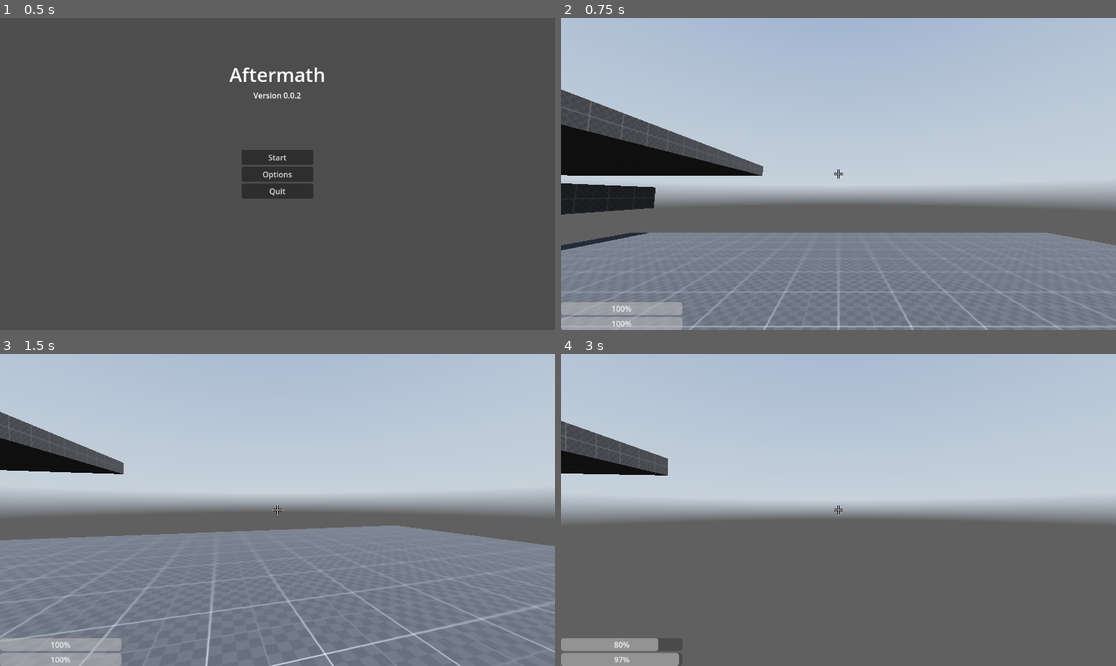
Above: before the commit, frames 1-4 (two rows, left to right).
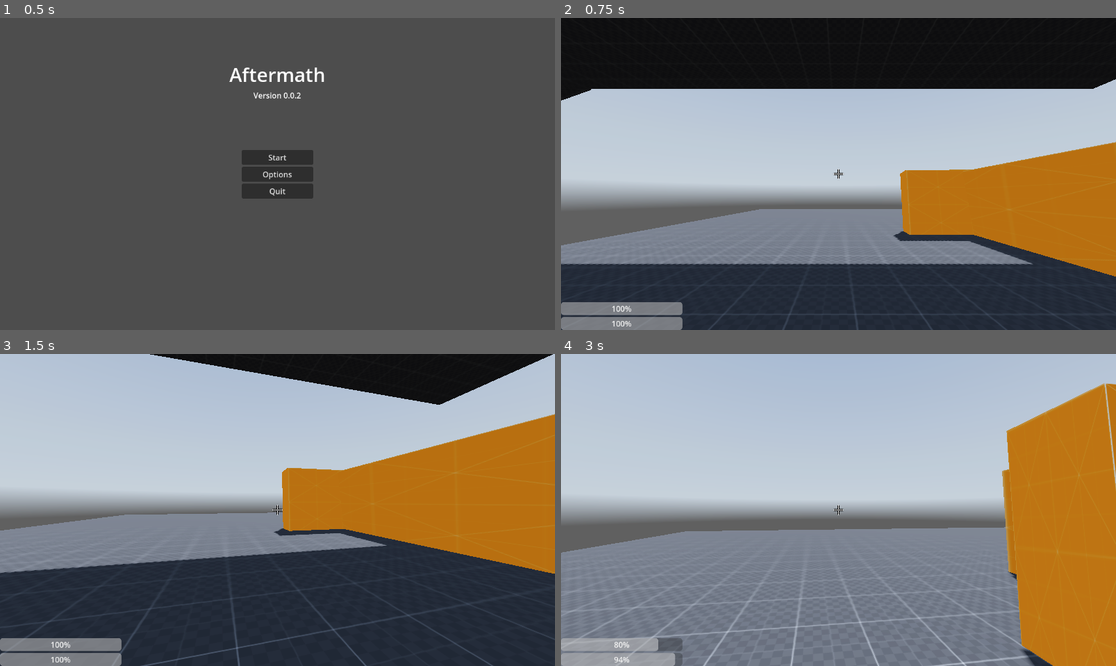
Above: after the commit, the same moments.

Repository: loumcn12/Aftermath
Game: Godot game, scene res://scenes/main menu/main_menu.tscn
Same seed, same stepped clock (60 frames per second), same inputs: the game is played once before the commit and once after it. A sky picture missing from this copy of the repository is replaced by a grey-blue gradient.
Inputs (mouse positions are in pixels of both pictures, inside the frame that each line leads up to):
- Up to frame 1 (0.5 s): no input
- Up to frame 2 (0.75 s): click "Start" at 0.5 s
- Up to frame 3 (1.5 s): tap Enter at 1.25 s; move the mouse to (305, 510) at 1.27 s; hold W (forward) from 1.28 s (still down); hold Ctrl (crouch) from 1.28 s (still down)
- Up to frame 4 (3 s): keep holding W (forward); tap Space (jump) at 1.52, 2.27 s; tap Shift (sprint) at 1.55, 2.1 s; move the mouse to (810, 510) at 2.02 s; release Ctrl (crouch) at 2.03 s; tap Ctrl (crouch) at 2.3 s; move the mouse to (849, 503) at 2.77 s; hold Shift (sprint) from 2.78 s (still down); tap H (DamageTest) at 2.85 s

Frame 1 is identical in both runs. In frame 2, 65% of the frame differs, in the area x 0-100%, y 0-100%; in frame 3, 62%; in frame 4, 51%.

Commit message:
Finished implementation of stamina, modified test level

Diff:
--- a/scenes/main.tscn
+++ b/scenes/main.tscn
@@ -1,14 +1,18 @@
-[gd_scene load_steps=10 format=3 uid="uid://djunwlie6gikb"]
+[gd_scene load_steps=12 format=3 uid="uid://djunwlie6gikb"]
 
 [ext_resource type="Texture2D" uid="uid://cwl4jn6tuy0pb" path="res://assets/textures/dev/grids/Dark/texture_07.png" id="1_qyfli"]
 [ext_resource type="Script" uid="uid://dqoh3msg73gs4" path="res://scripts/main.gd" id="1_tbgi4"]
 [ext_resource type="Texture2D" uid="uid://mfmt5fpbaura" path="res://assets/hdris/kloofendal_48d_partly_cloudy_puresky_2k.hdr" id="2_76w8b"]
+[ext_resource type="Texture2D" uid="uid://b8pis02aim3b8" path="res://assets/textures/dev/grids/Orange/texture_05.png" id="3_tefeu"]
 [ext_resource type="PackedScene" uid="uid://b5u6tg7siuhu3" path="res://scenes/player.tscn" id="4_tbgi4"]
 [ext_resource type="PackedScene" uid="uid://cope3wve2dub1" path="res://scenes/pause_menu.tscn" id="5_tefeu"]
 
 [sub_resource type="StandardMaterial3D" id="StandardMaterial3D_4ypqe"]
 albedo_texture = ExtResource("1_qyfli")
 uv1_triplanar = true
+
+[sub_resource type="StandardMaterial3D" id="StandardMaterial3D_o6xl0"]
+albedo_texture = ExtResource("3_tefeu")
 
 [sub_resource type="PanoramaSkyMaterial" id="PanoramaSkyMaterial_8lgsn"]
 panorama = ExtResource("2_76w8b")
@@ -28,15 +32,27 @@
 [node name="stage" type="Node3D" parent="."]
 
 [node name="CSGBox3D" type="CSGBox3D" parent="stage"]
-transform = Transform3D(1, 0, 0, 0, 1, 0, 0, 0, 1, 0, -0.5, 0)
+transform = Transform3D(1, 0, 0, 0, 1, 0, 0, 0, 1, 7.25735, -0.5, -8.28784)
 use_collision = true
-size = Vector3(20, 1, 20)
+size = Vector3(34.5147, 1, 36.5757)
 material = SubResource("StandardMaterial3D_4ypqe")
 
 [node name="CSGBox3D2" type="CSGBox3D" parent="stage"]
-transform = Transform3D(1, 0, 0, 0, 1, 0, 0, 0, 1, -18.9048, 1.67795, 0.0849113)
+transform = Transform3D(1, 0, 0, 0, 1, 0, 0, 0, 1, -18.4353, 1.67795, 2.0876)
 use_collision = true
-size = Vector3(20, 1, 20)
+size = Vector3(19.061, 1, 15.9946)
+material = SubResource("StandardMaterial3D_4ypqe")
+
+[node name="CSGBox3D6" type="CSGBox3D" parent="stage"]
+transform = Transform3D(1, 0, 0, 0, 1, 0, 0, 0, 1, -23.6459, 4.29415, -4.99164)
+use_collision = true
+size = Vector3(8.70044, 1, 7.58484)
+material = SubResource("StandardMaterial3D_4ypqe")
+
+[node name="CSGBox3D8" type="CSGBox3D" parent="stage"]
+transform = Transform3D(1, 0, 0, 0, 1, 0, 0, 0, 1, -0.309729, 7.16749, -4.99164)
+use_collision = true
+size = Vector3(23.687, 1.15326, 7.58484)
 material = SubResource("StandardMaterial3D_4ypqe")
 
 [node name="CSGBox3D3" type="CSGBox3D" parent="stage"]
@@ -46,13 +62,43 @@
 material = SubResource("StandardMaterial3D_4ypqe")
 
 [node name="CSGBox3D4" type="CSGBox3D" parent="stage"]
-transform = Transform3D(1.31134e-07, 0, -1, 0, 1, 0, 1, 0, 1.31134e-07, -17.9771, 4.32187, -11.2816)
+transform = Transform3D(9.76836e-09, 0.997222, -0.0744914, -1.3077e-07, 0.0744914, 0.997222, 1, 0, 1.31134e-07, 6.5545, 1.32562, -7.30943)
+material_override = SubResource("StandardMaterial3D_o6xl0")
 use_collision = true
-size = Vector3(20, 1, 20)
-material = SubResource("StandardMaterial3D_4ypqe")
+size = Vector3(12.0557, 1, 3.29395)
+
+[node name="CSGBox3D9" type="CSGBox3D" parent="stage"]
+transform = Transform3D(-0.711388, 0.700846, -0.0523526, -1.3077e-07, 0.0744914, 0.997222, 0.702799, 0.709412, -0.0529922, 11.061, 1.32562, -5.73352)
+material_override = SubResource("StandardMaterial3D_o6xl0")
+use_collision = true
+size = Vector3(12.0557, 1, 3.29395)
+
+[node name="CSGBox3D10" type="CSGBox3D" parent="stage"]
+transform = Transform3D(-0.999918, -0.0127747, 0.000954126, -1.29033e-07, 0.0744914, 0.997222, -0.0128103, 0.99714, -0.0744853, 6.14711, 1.32562, -10.041)
+material_override = SubResource("StandardMaterial3D_o6xl0")
+use_collision = true
+size = Vector3(5.78088, 1, 3.29395)
+
+[node name="CSGBox3D11" type="CSGBox3D" parent="stage"]
+transform = Transform3D(-0.999918, -0.0127747, 0.000954126, -1.29033e-07, 0.0744914, 0.997222, -0.0128103, 0.99714, -0.0744853, 12.9491, 1.32562, -10.041)
+material_override = SubResource("StandardMaterial3D_o6xl0")
+use_collision = true
+size = Vector3(5.78088, 1, 3.29395)
+
+[node name="CSGBox3D12" type="CSGBox3D" parent="stage"]
+transform = Transform3D(-0.999918, -0.0127747, 0.000954126, -1.29033e-07, 0.0744914, 0.997222, -0.0128103, 0.99714, -0.0744853, 9.4949, 2.14316, -10.1464)
+material_override = SubResource("StandardMaterial3D_o6xl0")
+use_collision = true
+size = Vector3(1.80331, 1, 1.6543)
 
 [node name="CSGBox3D5" type="CSGBox3D" parent="stage"]
 transform = Transform3D(0.011663, 0.0069983, -0.999908, 0.369048, -0.929408, -0.00220021, -0.929337, -0.368988, -0.0134224, -23.9525, 2.78863, 2.59831)
+use_collision = true
+size = Vector3(8.5957, 1, 8.18115)
+material = SubResource("StandardMaterial3D_4ypqe")
+
+[node name="CSGBox3D7" type="CSGBox3D" parent="stage"]
+transform = Transform3D(0.929403, 0.369053, -0.00308796, 0.369048, -0.929408, -0.00220021, -0.003682, 0.000905366, -0.999993, -15.9485, 5.69164, -5.13043)
 use_collision = true
 size = Vector3(8.5957, 1, 8.18115)
 material = SubResource("StandardMaterial3D_4ypqe")
--- a/scenes/player.tscn
+++ b/scenes/player.tscn
@@ -76,7 +76,9 @@
 [node name="HealthBar" type="ProgressBar" parent="PlayerHud/Control/VBoxContainer"]
 layout_mode = 2
 step = 1.0
+value = 100.0
 
 [node name="StaminaBar" type="ProgressBar" parent="PlayerHud/Control/VBoxContainer"]
 layout_mode = 2
 step = 1.0
+value = 100.0
--- a/scripts/pause_menu.gd
+++ b/scripts/pause_menu.gd
@@ -27,6 +27,7 @@
 	main.pauseMenu()
 
 func _on_restart_button_pressed() -> void:
+	Globalscript.globalStamina = 100
 	main.pauseMenu()
 	get_tree().reload_current_scene()
 
--- a/scripts/player.gd
+++ b/scripts/player.gd
@@ -20,9 +20,10 @@
 # Stamina Variables
 
 var stamina = Globalscript.globalStamina
-const WalkRecharge = 15
-const CrouchRecharge = 50
-const SprintDischarge = 25
+const WalkRecharge = 10
+const CrouchRecharge = 30
+const SprintDischarge = 50
+const BaseRecharge = 20
 
 # States
 
@@ -67,7 +68,9 @@
 	if OS.get_name() == "MacOS":
 		OS.crash("Error 404 - User's brain not found")
 
+
 func reset():
+	Globalscript.globalStamina = 100
 	get_tree().reload_current_scene()
 
 func _input(event):
@@ -148,10 +151,15 @@
 		if sprinting and (stamina > 1):
 			stamina = stamina - (SprintDischarge * 0.01)
 
-	if (walking or (sprinting and input_dir == Vector2.ZERO)) and (stamina <= 100):
+	if (walking or (sprinting and input_dir == Vector2.ZERO)) and (stamina <= 100) and !Input.is_action_pressed("sprint"):
 		stamina = stamina + (WalkRecharge * 0.01)
-	elif crouching and (stamina <= 100):
+
+	elif crouching and (stamina <= 100) and !Input.is_action_pressed("sprint"):
 		stamina = stamina + (CrouchRecharge * 0.01)
+
+	if input_dir == Vector2.ZERO and stamina <= 100 and !Input.is_action_pressed("sprint"):
+		stamina = stamina + (BaseRecharge * 0.01)
+
 	if stamina < 1:
 		stamina = 1
 	elif stamina > 100:
